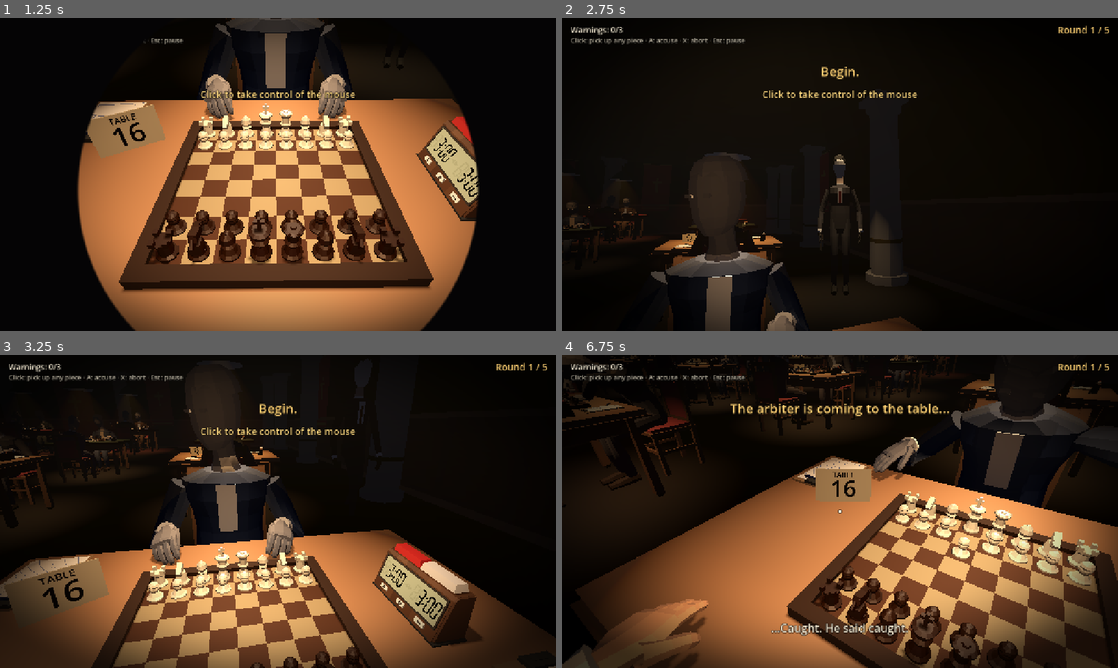
Above: before the commit, frames 1-4 (two rows, left to right).
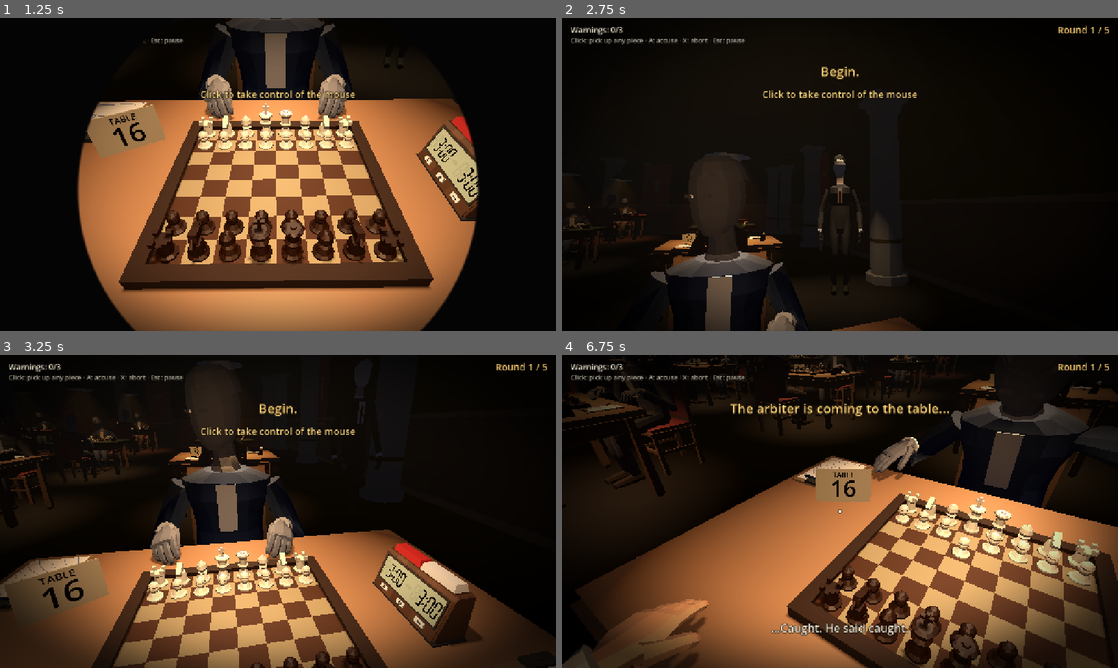
Above: after the commit, the same moments.

Repository: alan-pv/GJ-Horror
Game: Godot game, scene res://src/ui/main_menu.tscn
The game is run twice, just before and just after one commit, with the same random seed, the same clock (stepped at 60 frames per second) and the same inputs. Sound files missing from this copy of the repository are replaced by a short silence.
Inputs (mouse positions are in pixels of both pictures, inside the frame that each line leads up to):
- Up to frame 1 (1.25 s): click "Play" at 0.5 s
- Up to frame 2 (2.75 s): tap Enter at 1.25, 2 s; move the mouse to (962, 158) at 1.27 s; hold A (accuse) 1.28-2 s; click (962, 158) at 1.42 s; tap Space at 1.52 s; drag from (728, 190) to (812, 237) at 2.02 s
- Up to frame 3 (3.25 s): tap Enter at 2.75 s; move the mouse to (333, 442) at 2.77 s; tap Keypad Enter at 2.85 s; click (333, 442) at 2.92 s
- Up to frame 4 (6.75 s): tap Enter at 3.5, 4.25, 4.35, 6.6 s; drag from (812, 574) to (673, 464) at 3.52 s; move the mouse to (1006, 558) at 4.27 s; click (1006, 558) at 4.42 s; tap Space at 4.52, 5.27 s; move the mouse to (795, 508) at 5.02 s; tap Keypad Enter at 5.1 s; click (795, 508) at 5.17 s; move the mouse to (845, 511) at 5.77 s; hold A (accuse) 5.78-6.53 s; click (845, 511) at 5.92 s; move the mouse to (817, 505) at 6.52 s; click (817, 505) at 6.67 s

Frame 1 is identical in both runs. In frame 2, less than 0.1% of the frame differs, in the area x 1-35%, y 57-76%; in frame 3, 0.1%; in frame 4, 0.5%, in the area x 0-90%, y 0-44%.

Commit message:
Mesas de fondo: tic-tac, pulsación y pieza con sonido sutil
- Un reproductor 3D por mesa con partida en juego alterna tic/toc cada segundo (fase y tono al azar), audible apenas en la mesa vecina y nada a más de 9 m
- clock_press al pulsar el reloj y piece_place al soltar la pieza, bajos y en su mesa
- BackgroundTable.press_start_clock(): las negras pulsan el reloj al empezar la ronda

Diff:
--- a/src/world/background_table.gd
+++ b/src/world/background_table.gd
@@ -41,7 +41,27 @@
 const POSES_TURN := {&"sit_think": 6.0, &"sit_wait": 2.0}
 const POSES_WAIT := {&"sit_wait": 6.0, &"sit_think": 1.5, &"sit_write": 0.6}
 const POSE_DWELL := Vector2(5.0, 12.0)
-## Promedio de segundos entre dos caídas de pieza de un mismo asiento.
+
+## Sonido ambiental de los relojes de fondo (bus SFX, atenuación cuadrática: casi inaudible a
+## 3 m y nada pasados ~9 m). Posición del reloj horneado por `Hall._build_table`.
+const CLOCK_LOCAL := Vector3(0.47, BoardView.TABLE_TOP + 0.04, 0.0)
+const TICK_PATH := "res://assets/audio/sfx/clock_tick.wav"
+const TOCK_PATH := "res://assets/audio/sfx/clock_tock.wav"
+const PRESS_PATH := "res://assets/audio/sfx/clock_press.wav"
+const PLACE_PATHS: Array[String] = [
+	"res://assets/audio/sfx/piece_place_1.wav", "res://assets/audio/sfx/piece_place_2.wav",
+	"res://assets/audio/sfx/piece_place_3.wav",
+]
+const TICK_VOLUME_DB := -12.0
+const TICK_UNIT_SIZE := 1.5
+const TICK_MAX_DISTANCE := 9.0
+const TICK_PITCH_JITTER := 0.05
+const PRESS_VOLUME_DB := -10.0
+const PLACE_VOLUME_DB := -16.0
+const SOUND_UNIT_SIZE := 1.5
+const SOUND_MAX_DISTANCE := 11.0
+## Instante (fracción de la duración del clip) en que la mano toca el botón del reloj.
+const PRESS_CONTACT := 0.5
 
 var table_index: int = -1
 var hall: Hall
@@ -62,6 +82,12 @@
 var _arbiter_pos: Variant = null
 var _cam_pos := Vector3.ZERO
 var _game_over: bool = false
+## Tic-tac: fase aleatoria por mesa, último segundo sonado y reproductores (se crean al primer uso).
+var _tick_phase: float = 0.0
+var _tick_last: int = -1
+var _tick_players: Array[AudioStreamPlayer3D] = [null, null, null]  # tic-tac, pulsación, pieza
+var _start_pressed: bool = false
+static var _sounds: Dictionary = {}
 
 
 ## Crea las figuras. `present[color]` dice qué asientos están ocupados. Se añade como hijo
@@ -75,6 +101,7 @@
 	bg = p_bg
 	name = "VidaMesa%d" % index
 	_rng.seed = seed_value * 31 + index * 977 + 5
+	_tick_phase = _rng.randf()
 	for color in 2:
 		var s := {
 			"present": bool(present[color]), "stage": &"ambient", "gen": 0, "until": 0.0,
@@ -165,11 +192,90 @@
 	_clock += delta
 	_arbiter_pos = arbiter_pos
 	_update_tier(camera)
+	_update_ticking()
 	_decide_acc += delta
 	if _decide_acc >= 0.1:
 		_decide(_decide_acc)
 		_decide_acc = 0.0
 	_step_animation(delta)
+
+
+## Índice de tic-tac (uno por segundo, desfasado por mesa): cambia de valor justo cuando toca sonar.
+static func tick_index(time: float, phase: float) -> int:
+	return int(floorf(time + phase))
+
+
+## Tic-tac mientras corre el reloj de esta mesa: un solo reproductor reutilizado, alternando
+## tic/toc, y solo si el oyente está dentro del alcance (la comprobación cuesta una comparación
+## entera por fotograma; la distancia, una vez por segundo).
+func _update_ticking() -> void:
+	var idx := tick_index(_clock, _tick_phase)
+	if idx == _tick_last:
+		return
+	_tick_last = idx
+	if not clock_running() or _cam_pos == Vector3.ZERO:
+		return
+	var pos := global_position + CLOCK_LOCAL
+	if _cam_pos.distance_to(pos) > TICK_MAX_DISTANCE:
+		return
+	var p := _player_for(0)
+	p.stream = _stream(TOCK_PATH if idx % 2 != 0 else TICK_PATH)
+	p.pitch_scale = 1.0 + _rng.randf_range(-TICK_PITCH_JITTER, TICK_PITCH_JITTER)
+	p.play()
+
+
+## True mientras el reloj de esta mesa corre: partida empezada y sin terminar, con alguien vivo sentado.
+func clock_running() -> bool:
+	if bg == null or _game_over or not bg.server.started or bg.server.is_over():
+		return false
+	for color in 2:
+		var f := figure(color)
+		if f != null and f.visible and _seats[color].stage != &"condemned":
+			return true
+	return false
+
+
+func _stream(path: String) -> AudioStream:
+	if not _sounds.has(path):
+		_sounds[path] = load(path) if ResourceLoader.exists(path) else null
+	return _sounds[path]
+
+
+## Reproductor persistente `slot` (0 tic-tac, 1 pulsación, 2 pieza), creado en el primer uso.
+func _player_for(slot: int) -> AudioStreamPlayer3D:
+	var p := _tick_players[slot]
+	if p != null:
+		return p
+	p = AudioStreamPlayer3D.new()
+	p.name = ["TicTac", "Pulsacion", "PiezaSuena"][slot]
+	p.bus = "SFX" if AudioServer.get_bus_index("SFX") != -1 else "Master"
+	p.attenuation_model = AudioStreamPlayer3D.ATTENUATION_INVERSE_SQUARE_DISTANCE
+	p.unit_size = TICK_UNIT_SIZE if slot == 0 else SOUND_UNIT_SIZE
+	p.max_distance = TICK_MAX_DISTANCE if slot == 0 else SOUND_MAX_DISTANCE
+	p.volume_db = [TICK_VOLUME_DB, PRESS_VOLUME_DB, PLACE_VOLUME_DB][slot]
+	add_child(p)
+	p.position = CLOCK_LOCAL if slot < 2 else Vector3(0.0, BoardView.TABLE_TOP + 0.05, 0.0)
+	_tick_players[slot] = p
+	return p
+
+
+## Suena el clic de pulsación (slot 1) o la caída de pieza (slot 2) si el oyente está a su alcance.
+func _foley(slot: int, path: String) -> void:
+	if not is_inside_tree() or _cam_pos == Vector3.ZERO:
+		return
+	if _cam_pos.distance_to(global_position) > SOUND_MAX_DISTANCE:
+		return
+	var p := _player_for(slot)
+	p.stream = _stream(path)
+	p.pitch_scale = 1.0 + _rng.randf_range(-0.06, 0.06)
+	p.play()
+
+
+## Sonido tras `delay` s (sin crear nodos: solo un temporizador).
+func _foley_later(delay: float, slot: int, path: String) -> void:
+	await get_tree().create_timer(delay).timeout
+	if is_instance_valid(self):
+		_foley(slot, path)
 
 
 func _update_tier(camera: Camera3D) -> void:
@@ -408,10 +514,12 @@
 	s.stage = &"move"
 	s.calm = false
 	f.set_look(_rng.randf_range(-0.1, 0.1), BOARD_PITCH)
+	_foley_later(BOARD_DELAY, 2, PLACE_PATHS[_rng.randi() % PLACE_PATHS.size()])
 	await f.play_once(&"sit_move_piece", MOVE_BLEND)
 	if not _same_job(color, g, &"move"):
 		return
 	s.stage = &"press"
+	_foley_later(_press_contact_delay(f), 1, PRESS_PATH)
 	await f.play_once(&"sit_press_clock", PRESS_BLEND)
 	if not _same_job(color, g, &"press"):
 		return
@@ -420,6 +528,37 @@
 	f.play(&"sit_write", WRITE_BLEND)
 
 
+## Segundos desde que arranca `sit_press_clock` hasta que la mano toca el botón.
+func _press_contact_delay(f: CharacterFigure) -> float:
+	var ap := f.animation_player()
+	if ap.has_animation(&"sit_press_clock"):
+		return ap.get_animation(&"sit_press_clock").length * PRESS_CONTACT
+	return 0.3
+
+
+## "Begin.": la figura de negras pulsa el reloj para arrancar la partida. Una sola vez por
+## ronda; no hace nada si no hay figura viva, si está en otra faena o mezclando una pose.
+func press_start_clock() -> void:
+	if _start_pressed:
+		return
+	var s := _seats[1]
+	var f := figure(1)
+	if f == null or not s.present or s.stage != &"ambient" or f.is_blending():
+		return
+	_start_pressed = true
+	s.gen += 1
+	var g: int = s.gen
+	s.stage = &"press"
+	f.set_look(_rng.randf_range(-0.1, 0.1), BOARD_PITCH)
+	_foley_later(_press_contact_delay(f), 1, PRESS_PATH)
+	await f.play_once(&"sit_press_clock", PRESS_BLEND)
+	if not _same_job(1, g, &"press"):
+		return
+	s.stage = &"ambient"
+	s.pose_t = 0.0
+	f.play_role(&"sit_wait", _rng)
+
+
 func _same_job(color: int, gen: int, stage: StringName) -> bool:
 	return is_instance_valid(self) and _seats[color].gen == gen and _seats[color].stage == stage
 
@@ -427,6 +566,8 @@
 ## La partida terminó: el ganador se queda quieto y aliviado; el perdedor espera su suerte.
 func on_game_over(winner: int) -> void:
 	_game_over = true
+	if _tick_players[0] != null:
+		_tick_players[0].stop()
 	if bg != null and bg.server.end_reason == MatchServer.REASON_TIMEOUT:
 		var clock_pos := global_position + Vector3(0.0, 0.8, 0.0)
 		_play_sound(&"flag", clock_pos, -2.0)
--- a/tests/run_tests.gd
+++ b/tests/run_tests.gd
@@ -32,6 +32,7 @@
 	"res://tests/test_torso_lean.gd",
 	"res://tests/test_opponent_avatar.gd",
 	"res://tests/test_distractions.gd",
+	"res://tests/test_background_clock_sound.gd",
 	"res://tests/test_stress.gd",
 	"res://tests/test_inner_voice.gd",
 ]
--- /dev/null
+++ b/tests/test_background_clock_sound.gd
@@ -0,0 +1,25 @@
+extends TestCase
+## Programación del tic-tac de las mesas de fondo: un segundo entero por tic, desfasado por mesa.
+
+
+func test_tick_index_changes_once_per_second() -> void:
+	var changes := 0
+	var last := BackgroundTable.tick_index(0.0, 0.3)
+	var t := 0.0
+	while t < 10.0:
+		t += 1.0 / 60.0
+		var i := BackgroundTable.tick_index(t, 0.3)
+		if i != last:
+			changes += 1
+			last = i
+	check_eq(changes, 10, "diez tics en diez segundos")
+
+
+func test_phase_offsets_the_tick() -> void:
+	check_eq(BackgroundTable.tick_index(0.5, 0.0), 0, "sin fase, aún no toca")
+	check_eq(BackgroundTable.tick_index(0.5, 0.6), 1, "con fase, ya tocó")
+
+
+func test_sound_assets_exist() -> void:
+	for p in [BackgroundTable.TICK_PATH, BackgroundTable.TOCK_PATH, BackgroundTable.PRESS_PATH] + BackgroundTable.PLACE_PATHS:
+		check(ResourceLoader.exists(p), "existe " + p)
Not shown, added: tests/test_background_clock_sound.gd.uid
